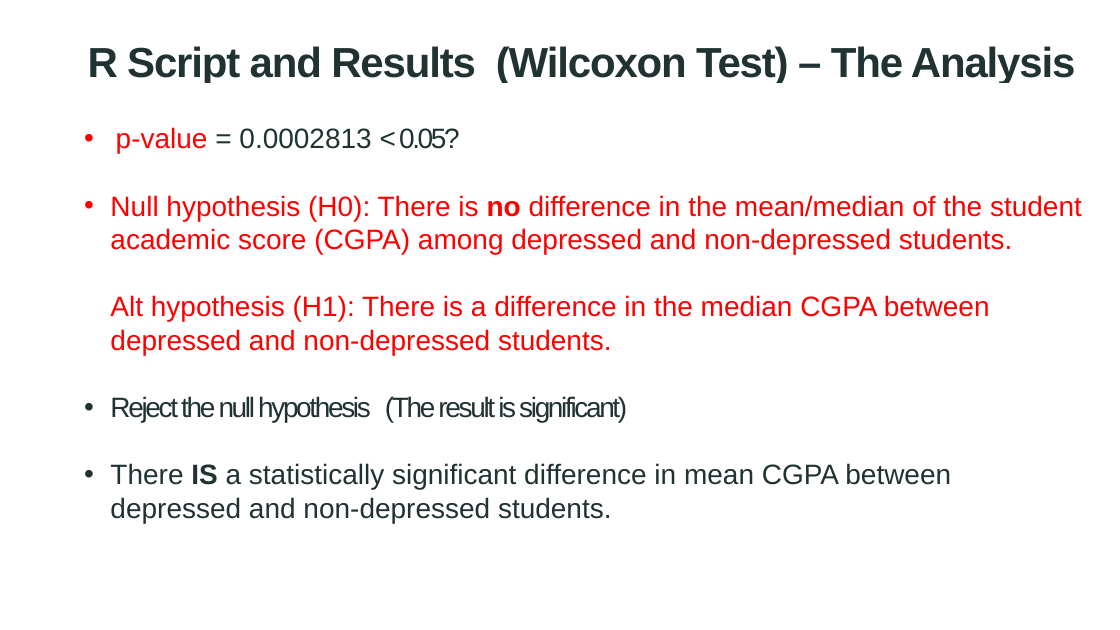
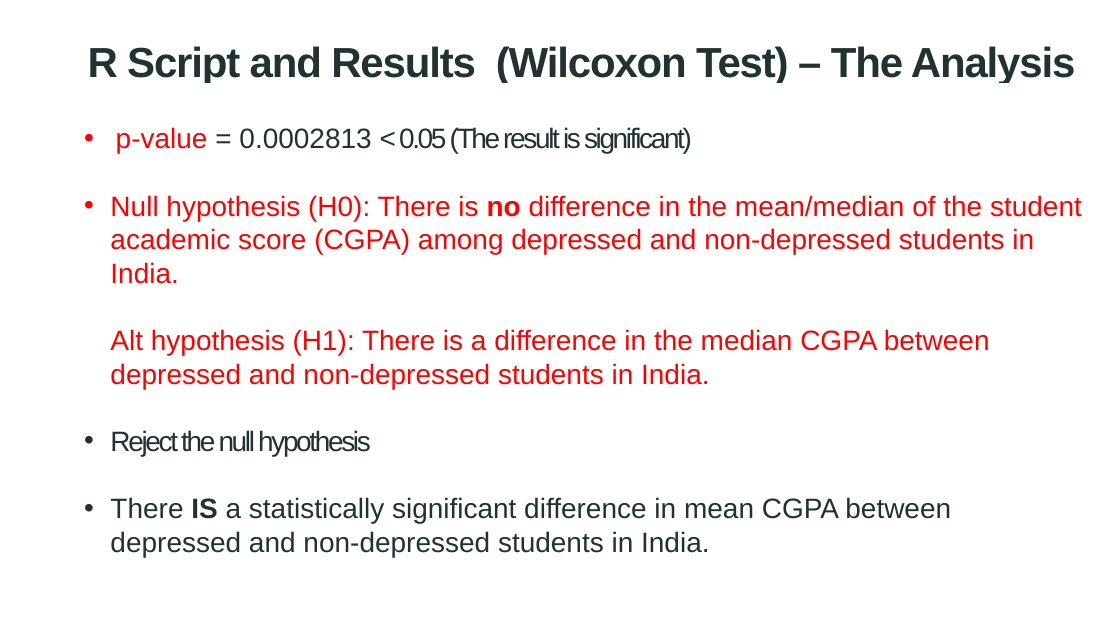
Before and after one commit to Abdoulrasheed/team-research-136, a slide deck: slide 13 of PPT and Documentations/groupA136_vis_and_analysis_student_demo.pptx. Drawn at 1120x630 pixels with LibreOffice and Linux fonts; fonts in the diff are those of the drawing. Boxes give left, top, right and bottom in pixels: in the first picture for what was removed or moved away, otherwise in the second. Text is boxed around its words. In the diff, an @@ line names an element or a change of style, - is before the commit and + after.

Commit message:
Added some changes to PPT file

```diff
--- a/PPT and Documentations/groupA136_vis_and_analysis_student_demo.pptx
+++ b/PPT and Documentations/groupA136_vis_and_analysis_student_demo.pptx
@@ text at [110, 127, 1082, 557]: text changed @@
-• p-value = 0.0002813 < 0.05?
-• Null hypothesis (H0): There is no difference in the mean/median of the student academic score (CGPA) among depressed and non-depressed students.
-  Alt hypothesis (H1): There is a difference in the median CGPA between depressed and non-depressed students.
-• Reject the null hypothesis (The result is significant)
-• There IS a statistically significant difference in mean CGPA between depressed and non-depressed students.
+• p-value = 0.0002813 < 0.05 (The result is significant)
+• Null hypothesis (H0): There is no difference in the mean/median of the student academic score (CGPA) among depressed and non-depressed students in India.
+  Alt hypothesis (H1): There is a difference in the median CGPA between depressed and non-depressed students in India.
+• Reject the null hypothesis
+• There IS a statistically significant difference in mean CGPA between depressed and non-depressed students in India.
```
Also in this commit, not shown: 3 other slides changed.
